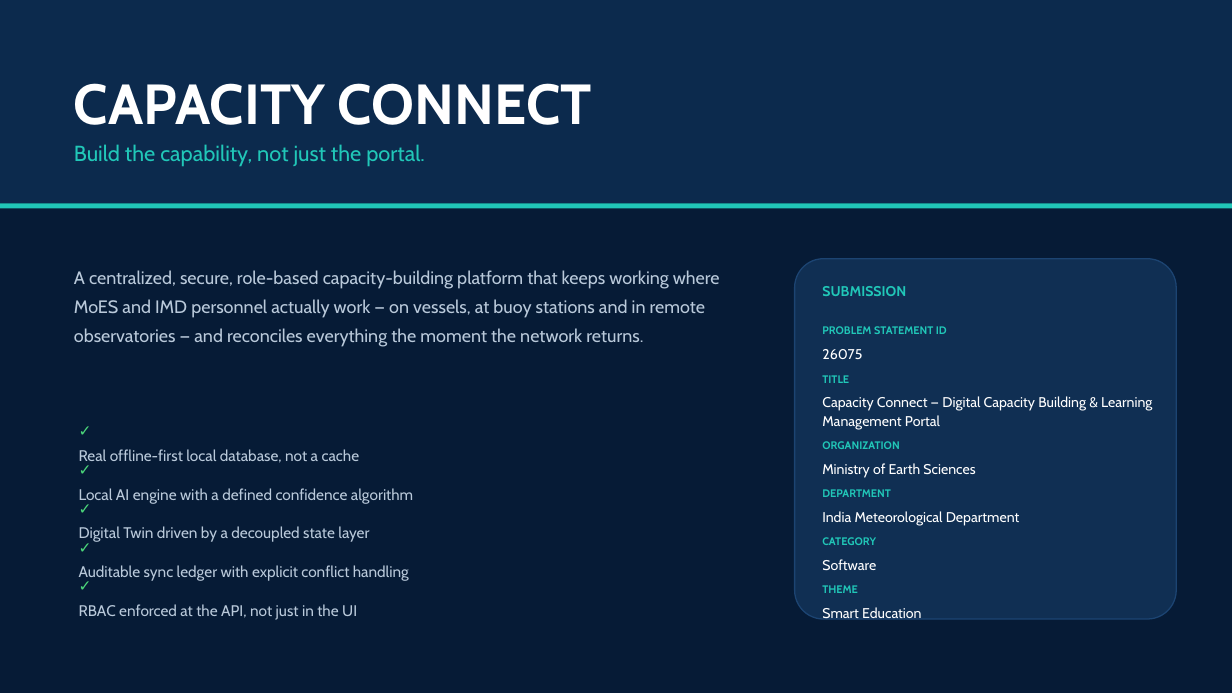
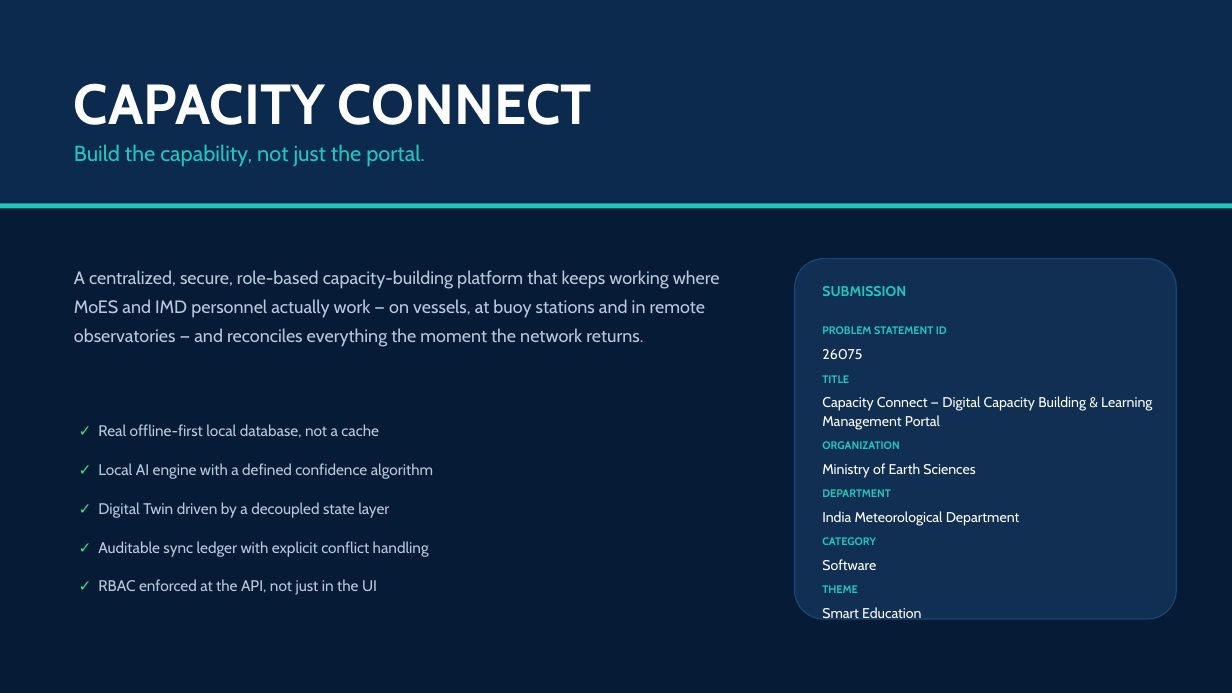
Before and after one commit to surendarr9500-stack/surendar-, a slide deck: slide 15 of docs/ppt/CAPACITY_CONNECT_SIH2026_26075.pptx. Drawn at 1232x693 pixels with LibreOffice and Linux fonts; fonts in the diff are those of the drawing. Boxes give left, top, right and bottom in pixels: in the first picture for what was removed or moved away, otherwise in the second. Text is boxed around its words. In the diff, an @@ line names an element or a change of style, - is before the commit and + after.

```diff
--- a/docs/ppt/CAPACITY_CONNECT_SIH2026_26075.pptx
+++ b/docs/ppt/CAPACITY_CONNECT_SIH2026_26075.pptx
@@ text at bbox=[98, 424, 379, 438]: text changed @@
-✓
-Real offline-first local database, not a cache
+✓ Real offline-first local database, not a cache
@@ text at bbox=[98, 463, 433, 479]: text changed @@
-✓
-Local AI engine with a defined confidence algorithm
+✓ Local AI engine with a defined confidence algorithm
@@ text at bbox=[98, 502, 389, 518]: text changed @@
-✓
-Digital Twin driven by a decoupled state layer
+✓ Digital Twin driven by a decoupled state layer
@@ text at bbox=[98, 541, 429, 557]: text changed @@
-✓
-Auditable sync ledger with explicit conflict handling
+✓ Auditable sync ledger with explicit conflict handling
@@ text at bbox=[98, 579, 377, 595]: text changed @@
-✓
-RBAC enforced at the API, not just in the UI
+✓ RBAC enforced at the API, not just in the UI
```
Also in this commit, not shown: 6 other slides changed, 11 other files.
